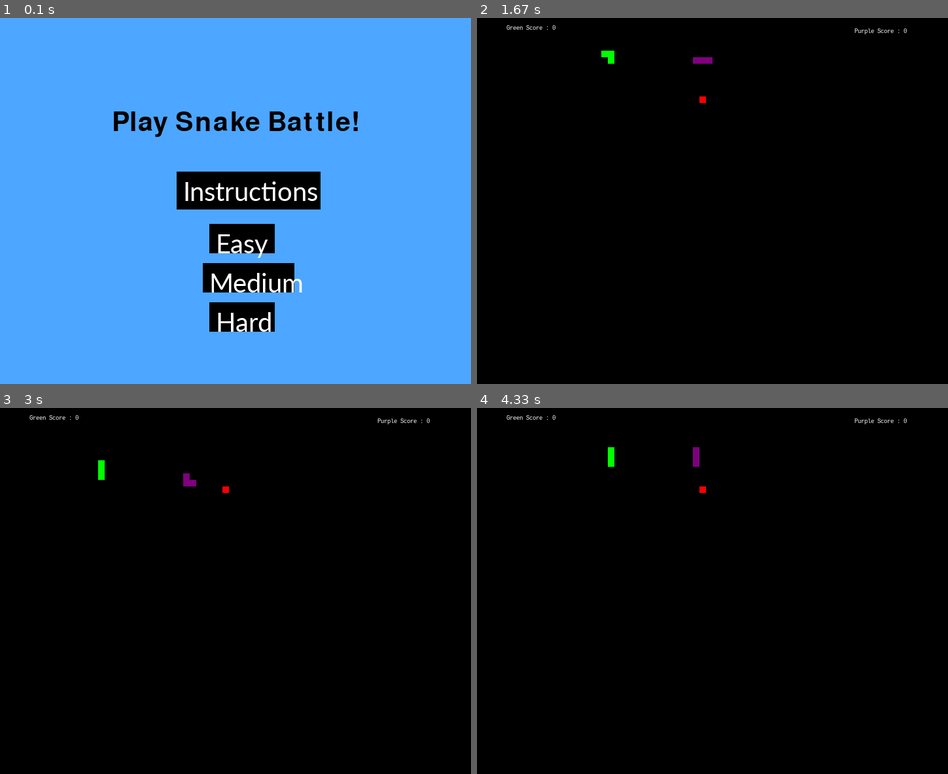
Above: before the commit, frames 1-4 (two rows, left to right).
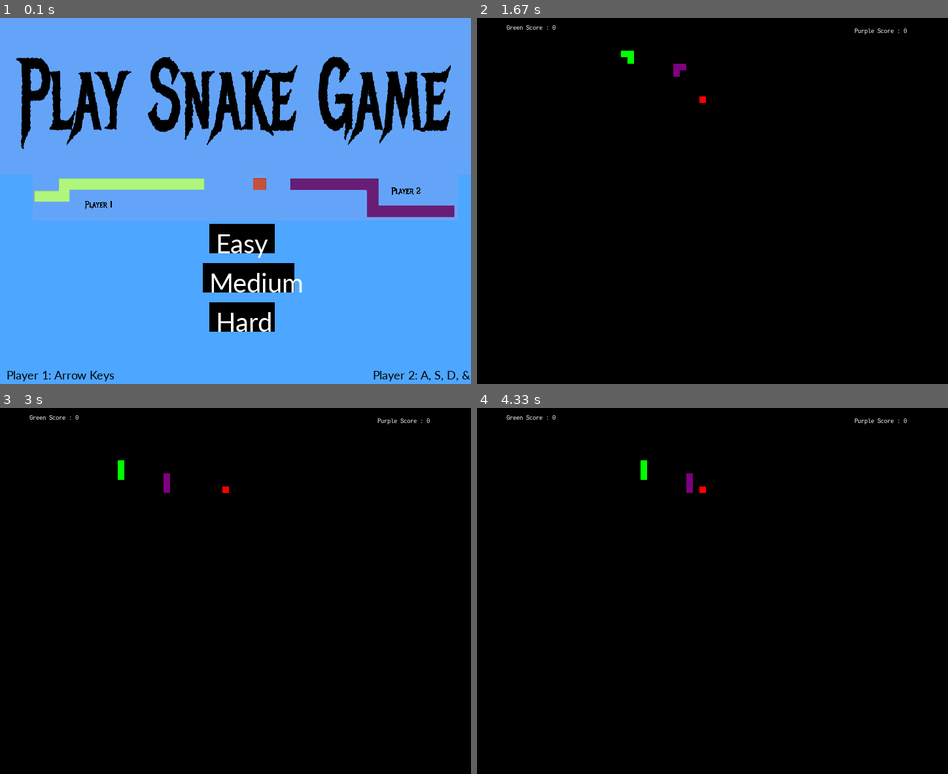
Above: after the commit, the same moments.

Repository: chloewinslow/PyGame
Game: pygame game, started from Snake.py
Two runs of this game, one before a commit and one after it. Both use one fixed random seed, a clock stepped at 60 frames per second and the inputs below.
Inputs:
- Up to frame 1 (0.1 s): no input
- Up to frame 2 (1.67 s): click "Easy" at 0.38 s; tap W at 0.67 s; hold Left 1-1.53 s; hold A 1-1.53 s; hold Down from 1.57 s (still down); hold S from 1.57 s (still down)
- Up to frame 3 (3 s): release Down at 2.15 s; release S at 2.15 s; hold Left 2.18-2.72 s; hold A 2.18-2.72 s; hold Up from 2.75 s (still down); hold W from 2.75 s (still down)
- Up to frame 4 (4.33 s): release Up at 3.22 s; release W at 3.22 s; hold Right 3.25-3.88 s; hold D 3.25-3.88 s; hold Down from 3.92 s (still down); hold S from 3.92 s (still down)

The runs differ from the first frame. In frame 1, 15% of the frame differs, in the area x 1-100%, y 9-100%; in frame 2, 0.3%; in frame 3, 0.3%; in frame 4, 0.3%.

Commit message:
Co-authored-by: KatharineKB24 <KatharineKB24@users.noreply.github.com>

Diff:
--- a/Snake.py
+++ b/Snake.py
@@ -11,7 +11,6 @@
 # Medium    ->  25
 # Hard      ->  40
 difficulty = 25
-print(difficulty)
 
 game_condition = True
 
@@ -30,18 +29,15 @@
 else:
     print('[+] Game successfully initialised')
 
-
 # Initialise game window
 pygame.display.set_caption('Snake Battle')
 game_window = pygame.display.set_mode((frame_size_x, frame_size_y))
-
 
 # Colors (R, G, B)
 black = pygame.Color(0, 0, 0)
 white = pygame.Color(255, 255, 255)
 red = pygame.Color(255, 0, 0)
 green = pygame.Color(0, 255, 0)
-blue = pygame.Color(0, 0, 255)
 purple = pygame.Color(127,0,127)
 
 
@@ -53,7 +49,9 @@
 # Game variables
 snake1_pos = [100, 50]
 snake1_body = [[100, 50], [100-10, 50], [100-(2*10), 50]]
-
+# LINES 1-51 IMPORTED CODE
+
+# Making the starting position of the second snake and the body
 snake2_pos = [400, 100]
 snake2_body = [[100, 50], [100-10, 50], [100-(2*10), 50]]
 
@@ -63,15 +61,19 @@
 # starting directions
 direction1 = 'RIGHT'
 change_to1 = direction1
-
+# LINES 58-63 IMPORTED CODE
+
+# Make the second snake initially moving left
 direction2 = 'LEFT'
 change_to2 = direction2
 
+# Initializing start game score
 score1 = 0
 score2 = 0
 
 
 # Game Over
+# Uncommented lines are imported
 def game_over(winner):
     my_font = pygame.font.SysFont('times new roman', 90)
     # If green snake wins
@@ -87,9 +89,9 @@
     show_score(1, red, 'times', 20)
     show_score(2, red, 'times', 20)
     pygame.display.flip()
-    #time.sleep(5)
-    #pygame.quit()
-    #sys.exit()
+    time.sleep(10)
+    pygame.quit()
+    sys.exit()
 
 
 # Score
@@ -100,34 +102,46 @@
         score_surface = score_font.render('Green Score : ' + str(score1), True, color)
         score_rect = score_surface.get_rect()
         score_rect.midtop = (10+(frame_size_x/10), 10)
+        pygame.display.flip()
+
     # Purple Snake score
-    elif choice == 2:
+    else:
         score_surface = score_font.render('Purple Score : ' + str(score2), True, color)
         score_rect = score_surface.get_rect()
         score_rect.midtop = (frame_size_x-(frame_size_x/7), 15)
-    else:
-        score_rect.midtop = (frame_size_x/2, frame_size_y/1.25)
+        pygame.display.flip()
+
+    #else:
+    #    score_rect.midtop = (frame_size_x/2, frame_size_y/1.25)
     game_window.blit(score_surface, score_rect)
     # pygame.display.flip()
 
+
 while game_condition:
-
-    my_font = pygame.font.SysFont(None, 60)
-    start_surface = my_font.render('Play Snake Battle!', True, black)
-    start_rect = start_surface.get_rect()
-    start_rect.midtop = (frame_size_x/2, frame_size_y/4)
+    # Creating the Title
     cblue = pygame.Color(77,166,255)
     game_window.fill(cblue)
-    game_window.blit(start_surface, start_rect)
-    # Creating the instructions and levels buttons
+    title = pygame.image.load('Title.jpeg')
+    title = pygame.transform.scale(title,(720,240))
+    game_window.blit(title, (0,0))
+    # Adding snake and player specification
+
+    # Creating the graphics
+    snake = pygame.image.load('graphics.png')
+    snake = pygame.transform.scale(snake,(650,70))
+    game_window.blit(snake, (50,240))
+    keysfont = pygame.font.SysFont('Corbel', 20)
+    keys = keysfont.render('Player 1: Arrow Keys', True, black)
+    arrows = keysfont.render('Player 2: A, S, D, & W', True, black)
+    pygame.Surface.blit(game_window, keys, (10,535))
+    pygame.Surface.blit(game_window, arrows, (570,535))
+
+    # Creating the buttons for difficulty levels
     smallfont = pygame.font.SysFont('Corbel', 45)
-    instr_text = smallfont.render('Instructions', True, white)
     text1 = smallfont.render('Easy', True, white)
     text2 = smallfont.render('Medium', True, white)
     text3 = smallfont.render('Hard', True, white)
-    button_instr = pygame.draw.rect(game_window, black, pygame.Rect(280, 240, 200, 50))
-    button_background = pygame.draw.rect(game_window, black, pygame.Rect(270, 235, 220, 58))
-    #pygame.draw.rect(game_window, red, pygame.Rect(food_pos[0], food_pos[1], 10, 10))
+
     b1 = pygame.draw.rect(game_window, black, pygame.Rect(330, 320, 80, 40))
     b2 = pygame.draw.rect(game_window, black, pygame.Rect(320, 380, 120, 40))
     b3 = pygame.draw.rect(game_window, black, pygame.Rect(330, 440, 80, 40))
@@ -136,14 +150,13 @@
     b2_background = pygame.draw.rect(game_window, black, pygame.Rect(310, 375, 140, 45))
     b3_background = pygame.draw.rect(game_window, black, pygame.Rect(320, 435, 100, 45))
 
-    pygame.Surface.blit(game_window, instr_text, button_instr)
     threeDown = frame_size_y//2 + frame_size_y//4
     pygame.Surface.blit(game_window, text1, b1)
     pygame.Surface.blit(game_window, text2, b2)
     pygame.Surface.blit(game_window, text3, b3)
 
     mouse_pos_x, mouse_pos_y = pygame.mouse.get_pos()
-    mouse_click = pygame.mouse.get_pressed()
+    mouse_click = pygame.mouse.get_pressed()[0]
 
     for event in pygame.event.get():
         if event.type == pygame.QUIT:
@@ -158,10 +171,11 @@
                 quit()
         else:
             if mouse_click:
+                # Checking to see which button is clicked and starting the game
                 if mouse_pos_x > 320 and mouse_pos_x < 420 and mouse_pos_y > 315 and mouse_pos_y < 360:
                        difficulty = 10
                        game_condition = False
-                elif mouse_pos_x > 310 and mouse_pos_x < 355 and mouse_pos_y > 375 and mouse_pos_y < 420:
+                elif mouse_pos_x > 310 and mouse_pos_x < 455 and mouse_pos_y > 375 and mouse_pos_y < 420:
                        difficulty = 25
                        game_condition = False
                 elif mouse_pos_x > 320 and mouse_pos_x < 420 and mouse_pos_y > 435 and mouse_pos_y < 480:
@@ -225,83 +239,83 @@
         if change_to2 == 'RIGHT' and direction2 != 'LEFT':
             direction2 = 'RIGHT'
 
-        # Moving snake 1
-        if direction1 == 'UP':
-            snake1_pos[1] -= 10
-        if direction1 == 'DOWN':
-            snake1_pos[1] += 10
-        if direction1 == 'LEFT':
-            snake1_pos[0] -= 10
-        if direction1 == 'RIGHT':
-            snake1_pos[0] += 10
-
-        # Moving snake 2
-        if direction2 == 'UP':
-            snake2_pos[1] -= 10
-        if direction2 == 'DOWN':
-            snake2_pos[1] += 10
-        if direction2 == 'LEFT':
-            snake2_pos[0] -= 10
-        if direction2 == 'RIGHT':
-            snake2_pos[0] += 10
-
-        # Snake body growing mechanism
-        snake1_body.insert(0, list(snake1_pos))
-        if snake1_pos[0] == food_pos[0] and snake1_pos[1] == food_pos[1]:
-            score1 += 1
-            food_spawn = False
-        else:
-            snake1_body.pop()
-
-        # Snake body growing mechanism
-        snake2_body.insert(0, list(snake2_pos))
-        if snake2_pos[0] == food_pos[0] and snake2_pos[1] == food_pos[1]:
-            score2 += 1
-            food_spawn = False
-        else:
-            snake2_body.pop()
-
-        # Spawning food on the screen
-        if not food_spawn:
-            food_pos = [random.randrange(1, (frame_size_x//10)) * 10, random.randrange(1, (frame_size_y//10)) * 10]
-        food_spawn = True
-
-        # GFX
-        game_window.fill(black)
-        for pos in snake1_body:
-            # Snake body
-            # .draw.rect(play_surface, color, xy-coordinate)
-            # xy-coordinate -> .Rect(x, y, size_x, size_y)
-            pygame.draw.rect(game_window, green, pygame.Rect(pos[0], pos[1], 10, 10))
-
-        for pos in snake2_body:
-            # Snake body
-            # .draw.rect(play_surface, color, xy-coordinate)
-            # xy-coordinate -> .Rect(x, y, size_x, size_y)
-            pygame.draw.rect(game_window, purple, pygame.Rect(pos[0], pos[1], 10, 10))
-
-        # Snake food
-        pygame.draw.rect(game_window, red, pygame.Rect(food_pos[0], food_pos[1], 10, 10))
-
-        # Game Over conditions
-        # Getting out of bounds
-        if snake1_pos[0] < 0 or snake1_pos[0] > frame_size_x-10:
+    # Moving snake 1
+    if direction1 == 'UP':
+        snake1_pos[1] -= 10
+    if direction1 == 'DOWN':
+        snake1_pos[1] += 10
+    if direction1 == 'LEFT':
+        snake1_pos[0] -= 10
+    if direction1 == 'RIGHT':
+        snake1_pos[0] += 10
+
+    # Moving snake 2
+    if direction2 == 'UP':
+        snake2_pos[1] -= 10
+    if direction2 == 'DOWN':
+        snake2_pos[1] += 10
+    if direction2 == 'LEFT':
+        snake2_pos[0] -= 10
+    if direction2 == 'RIGHT':
+        snake2_pos[0] += 10
+
+    # Snake body growing mechanism
+    snake1_body.insert(0, list(snake1_pos))
+    if snake1_pos[0] == food_pos[0] and snake1_pos[1] == food_pos[1]:
+        score1 += 1
+        food_spawn = False
+    else:
+        snake1_body.pop()
+
+    # Snake body growing mechanism
+    snake2_body.insert(0, list(snake2_pos))
+    if snake2_pos[0] == food_pos[0] and snake2_pos[1] == food_pos[1]:
+        score2 += 1
+        food_spawn = False
+    else:
+        snake2_body.pop()
+
+    # Spawning food on the screen
+    if not food_spawn:
+        food_pos = [random.randrange(1, (frame_size_x//10)) * 10, random.randrange(1, (frame_size_y//10)) * 10]
+    food_spawn = True
+
+    # GFX
+    game_window.fill(black)
+    for pos in snake1_body:
+        # Snake body
+        # .draw.rect(play_surface, color, xy-coordinate)
+        # xy-coordinate -> .Rect(x, y, size_x, size_y)
+        pygame.draw.rect(game_window, green, pygame.Rect(pos[0], pos[1], 10, 10))
+
+    for pos in snake2_body:
+        # Snake body
+        # .draw.rect(play_surface, color, xy-coordinate)
+        # xy-coordinate -> .Rect(x, y, size_x, size_y)
+        pygame.draw.rect(game_window, purple, pygame.Rect(pos[0], pos[1], 10, 10))
+
+    # Snake food
+    pygame.draw.rect(game_window, red, pygame.Rect(food_pos[0], food_pos[1], 10, 10))
+
+    # Game Over conditions
+    # Getting out of bounds
+    if snake1_pos[0] < 0 or snake1_pos[0] > frame_size_x or snake1_pos[1] < 0 or snake1_pos[1] > frame_size_y:
+        game_over(2) #works
+    if snake2_pos[0] < 0 or snake2_pos[0] > frame_size_x or snake2_pos[1] < 0 or snake2_pos[1] > frame_size_y:
+        game_over(1)
+
+
+    # Touching the snake body
+    for block in snake1_body[1:]:
+        if snake1_pos[0] == block[0] and snake1_pos[1] == block[1]:
             game_over(2)
-        if snake2_pos[0] < 0 or snake2_pos[0] > frame_size_x-10:
-            game_over(1)
-        if snake1_pos[1] < 0 or snake1_pos[1] > frame_size_y-10:
-            game_over(2)
-        if snake1_pos[1] < 0 or snake1_pos[1] > frame_size_y-10:
-            game_over(2)
-        # Touching the snake body
-        for block in snake1_body[1:]:
-            if snake1_pos[0] == block[0] and snake1_pos[1] == block[1]:
-                game_over(2)
-
-        show_score(1, white, 'consolas', 10)
-        show_score(2, white, 'consolas', 10)
-        # Refresh game screen
-        pygame.display.update()
-        # Refresh rate
-        fps_controller.tick(difficulty)
-        #can have button to choose difficulty in a start page
+
+    show_score(1, white, 'consolas', 10)
+    show_score(2, white, 'consolas', 10)
+    # Refresh game screen
+    pygame.display.update()
+    pygame.display.flip()
+
+    # Refresh rate
+    fps_controller.tick(difficulty)
+    #can have button to choose difficulty in a start page
Binary file added: Title.jpeg
Binary file added: graphics.png
Not shown, changed: .DS_Store
